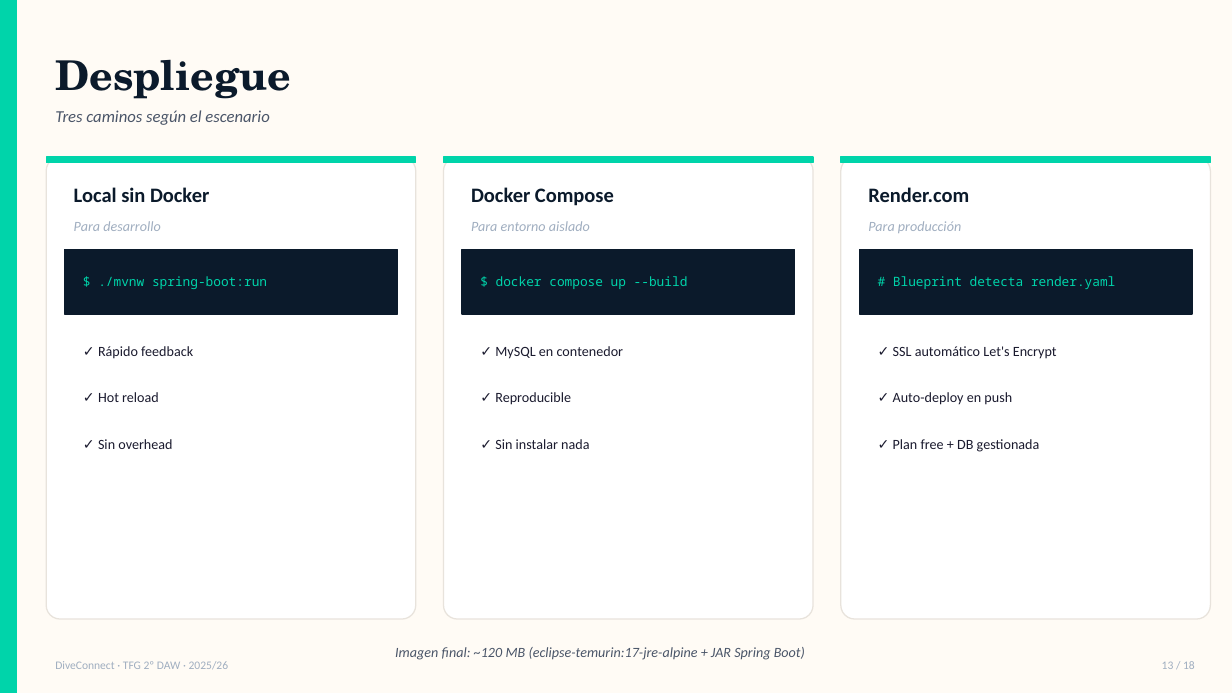
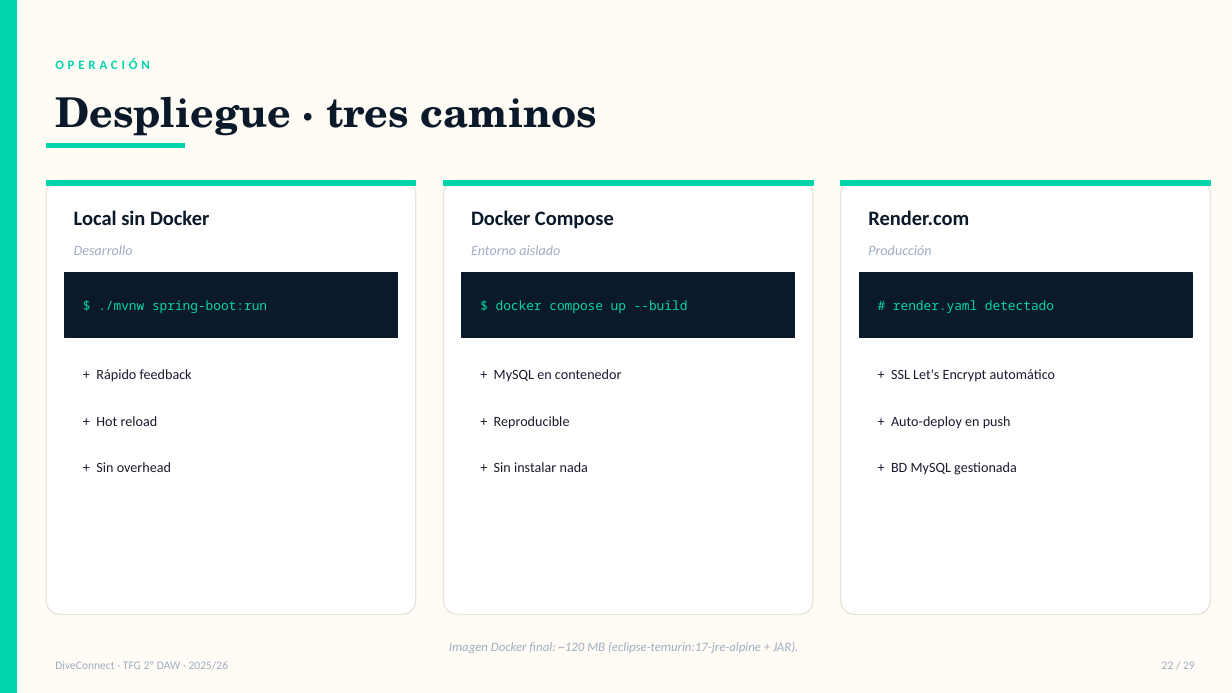
Before and after one commit to mmordoe685/diveconnect, a slide deck: slide 23 of docs/DiveConnect-Defensa.pptx (slide 14 before the commit). Drawn at 1232x693 pixels with LibreOffice and Linux fonts; fonts in the diff are those of the drawing. Boxes give left, top, right and bottom in pixels: in the first picture for what was removed or moved away, otherwise in the second. Text is boxed around its words. In the diff, an @@ line names an element or a change of style, - is before the commit and + after.

```diff
--- a/docs/DiveConnect-Defensa.pptx
+++ b/docs/DiveConnect-Defensa.pptx
@@ text at [55,59,150,69]: text changed; size 32 to 10 pt; font TeX Gyre Schola to Calibri; text colour #0B1A2B to #00D4AA @@
-Despliegue
+OPERACIÓN
@@ text at [55,96,597,136]: text changed; size 13 to 32 pt; font Calibri to TeX Gyre Schola; text colour #4A5568 to #0B1A2B; bold on; italic off @@
-Tres caminos según el escenario
+Despliegue · tres caminos
@@ rectangle added at [46,143,185,148], fill #00D4AA, outline #00D4AA 1 pt @@
@@ rounded rectangle: place and size @@
-rounded rectangle at [46,157,416,619]
+rounded rectangle at [46,180,416,615]
@@ rounded rectangle: place and size @@
-rounded rectangle at [444,157,813,619]
+rounded rectangle at [444,180,813,615]
@@ rounded rectangle: place and size @@
-rounded rectangle at [841,157,1211,619]
+rounded rectangle at [841,180,1211,615]
@@ text at [74,245,133,255]: text changed @@
-Para desarrollo
+Desarrollo
@@ text at [471,245,560,255]: text changed @@
-Para entorno aislado
+Entorno aislado
@@ text at [868,245,931,255]: text changed @@
-Para producción
+Producción
@@ 6 rectangles, 5 texts: place and size @@
-6 rectangles, 5 texts at [46,157,1211,314]
+6 rectangles, 5 texts at [46,180,1211,337]
@@ text at [893,300,1054,313]: text changed @@
-# Blueprint detecta render.yaml
+# render.yaml detectado
@@ text at [96,369,192,382]: text changed @@
-✓ Rápido feedback
++ Rápido feedback
@@ text at [494,369,622,382]: text changed @@
-✓ MySQL en contenedor
++ MySQL en contenedor
@@ text at [891,369,1055,382]: text changed @@
-✓ SSL automático Let's Encrypt
++ SSL Let's Encrypt automático
@@ text at [96,416,158,426]: text changed @@
-✓ Hot reload
++ Hot reload
@@ text at [494,416,570,429]: text changed @@
-✓ Reproducible
++ Reproducible
@@ text at [891,416,1011,429]: text changed @@
-✓ Auto-deploy en push
++ Auto-deploy en push
@@ text at [96,462,171,472]: text changed @@
-✓ Sin overhead
++ Sin overhead
@@ text at [494,462,588,472]: text changed @@
-✓ Sin instalar nada
++ Sin instalar nada
@@ text at [891,462,1017,475]: text changed @@
-✓ Plan free + DB gestionada
++ BD MySQL gestionada
@@ text at [449,642,798,653]: text changed; size 11 to 10 pt; text colour #4A5568 to #A0AEC0 @@
-Imagen final: ~120 MB (eclipse-temurin:17-jre-alpine + JAR Spring Boot)
+Imagen Docker final: ~120 MB (eclipse-temurin:17-jre-alpine + JAR).
@@ text at [1162,661,1195,669]: text changed @@
-13 / 18
+22 / 29
```
Also in this commit, not shown: 10 other slides changed, 19 slides added, 7 slides removed, 2 other files.
